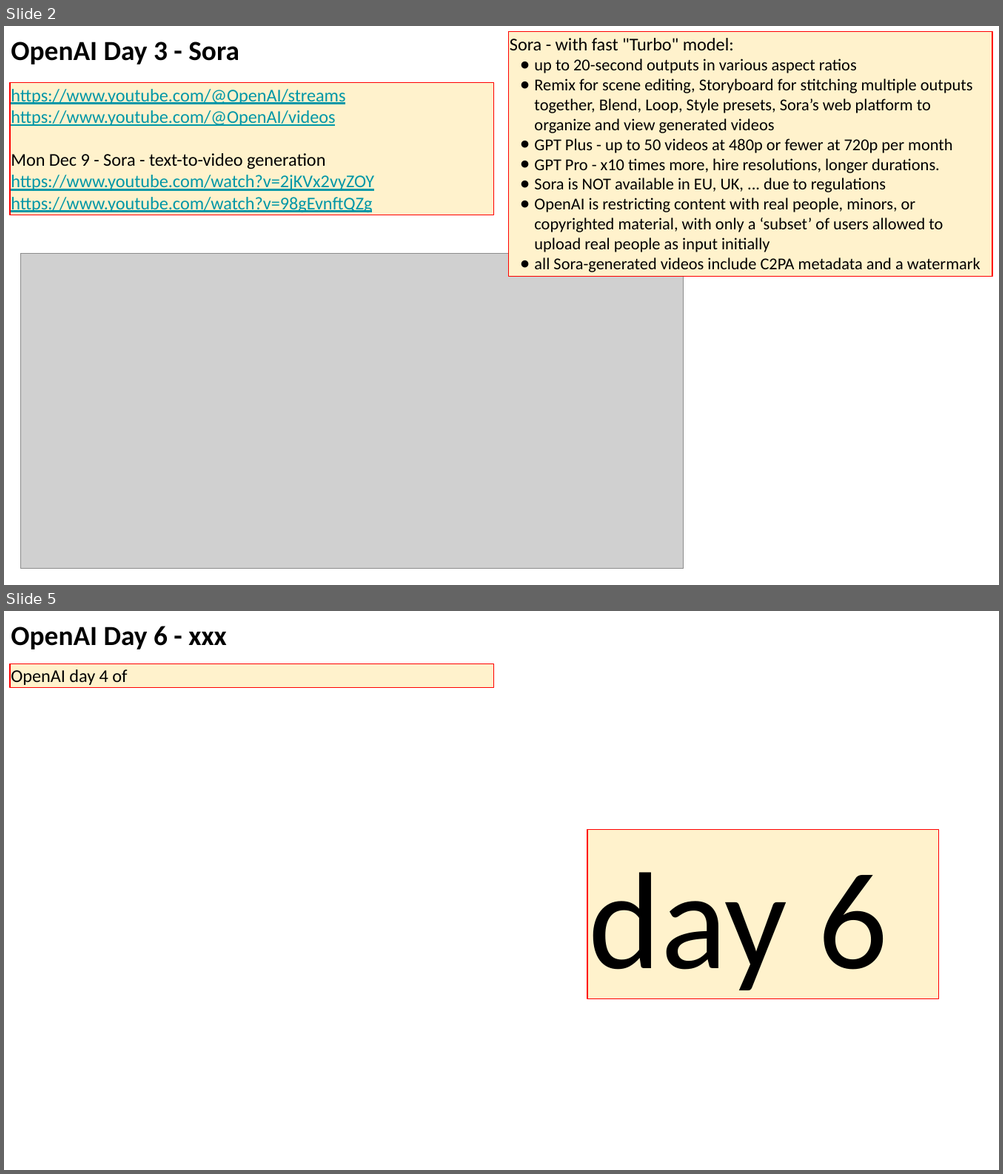
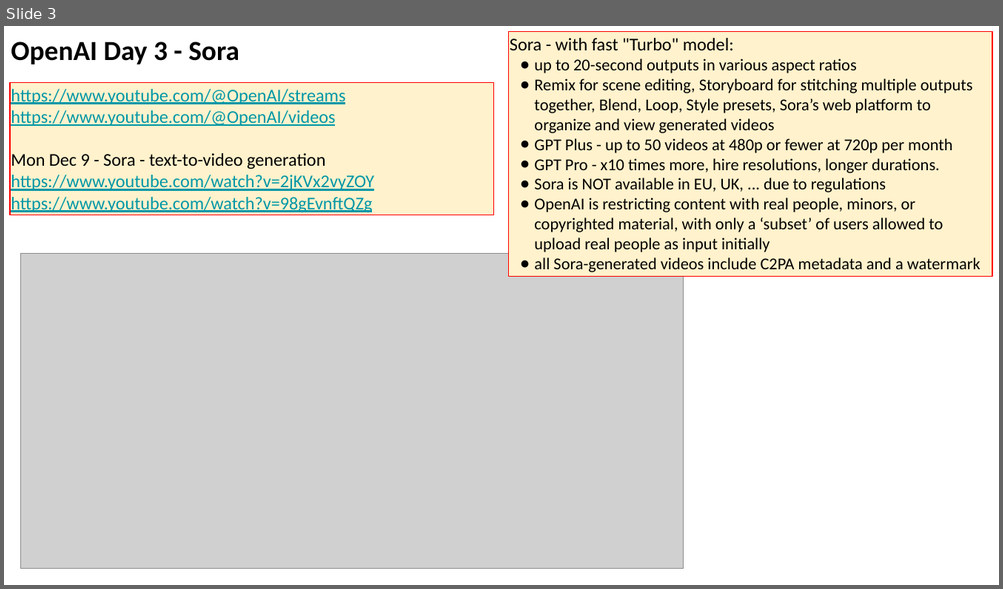
Before and after one commit to lselector/seminar, a slide deck: 2024/2024-12-13-AI-Updates.pptx. Shown one above the other, each under a label of ours: slides 2 and 5 before the commit, slide 3 after it; the slides between them are not shown. The pictures are 1003x1174 and 1003x589 pixels, drawn with LibreOffice and Linux fonts; fonts in the diff are those of the drawing; grey boxes stand for pictures. Boxes give left, top, right and bottom in pixels: in the first picture for what was removed or moved away, otherwise in the second. Text is boxed around its words. In the diff, an @@ line names an element or a change of style, - is before the commit and + after.

```diff
--- a/2024/2024-12-13-AI-Updates.pptx
+++ b/2024/2024-12-13-AI-Updates.pptx
@@ slide 5 removed at [4,611,999,1170], background #FFFFFF @@
@@ text removed at [11,626,227,649] @@
-OpenAI Day 6 - xxx
@@ rectangle removed at [10,664,493,687] @@
-OpenAI day 4 of
@@ rectangle removed at [587,830,938,999] @@
-day 6
@@ what was slide 2 is now slide 3 @@
```
Also in this commit, not shown: 13 slides changed, 4 slides added, 3 other slides removed.
